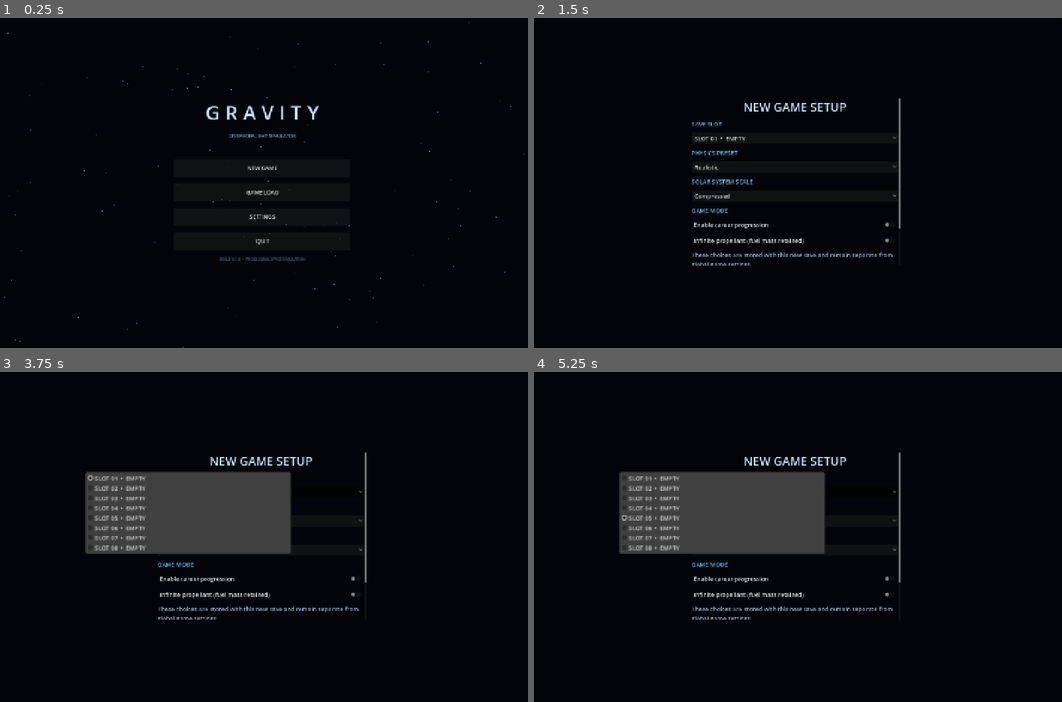
Above: before the commit, frames 1-4 (two rows, left to right).
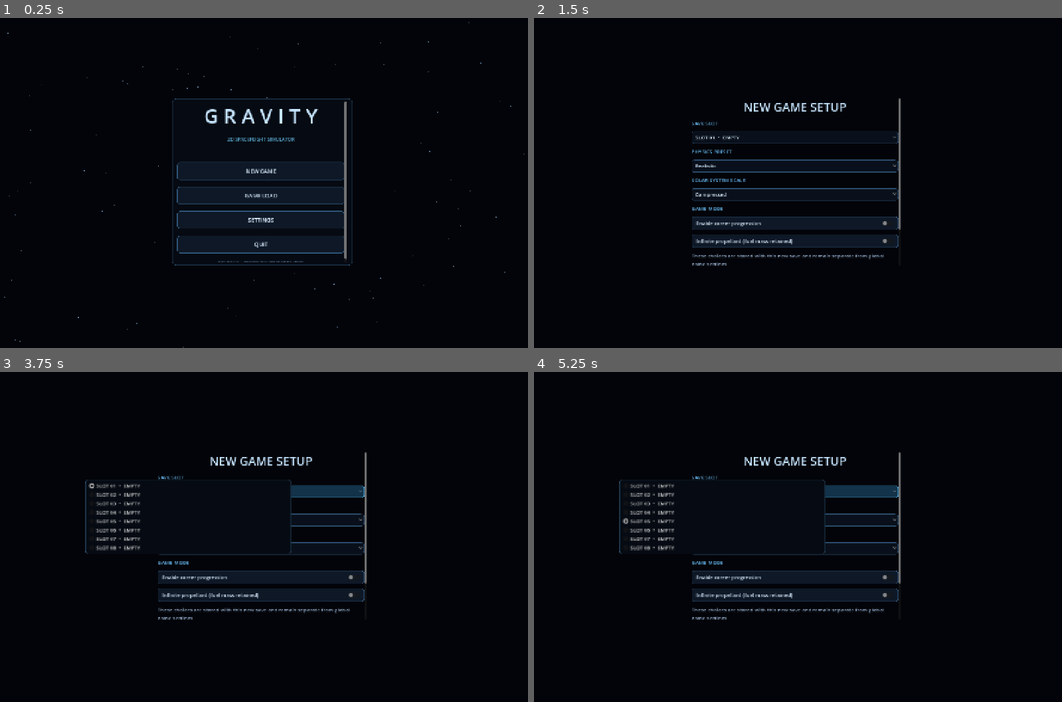
Above: after the commit, the same moments.

Repository: Blagos1195/Gravity-simulator
Game: Godot game, scene res://scenes/main.tscn
The game is run twice, just before and just after one commit, with the same random seed, the same clock (stepped at 60 frames per second) and the same inputs.
Inputs:
- Up to frame 1 (0.25 s): no input
- Up to frame 2 (1.5 s): click "NEW GAME" at 0.5 s; click "BACK" at 1.25 s
- Up to frame 3 (3.75 s): click "CONTINUE TO ROCKET BUILDER" at 2 s; click "CONTINUE TO ROCKET BUILDER" at 2.75 s; click "SLOT 01 • EMPTY" at 3.5 s
- Up to frame 4 (5.25 s): click "Realistic" at 4.25 s; click "SLOT 05 • EMPTY" at 5 s

The runs differ from the first frame. In frame 1, 3.7% of the frame differs, in the area x 32-67%, y 24-76%; in frame 2, 4.8%; in frame 3, 14%, in the area x 16-70%, y 30-76%; in frame 4, 14%.

Commit message:
Polish the main menu and flight HUD (#92)
* Apply unified theme and responsive flight HUD

* Add shared spacecraft UI theme

* Test shared spacecraft UI theme

* Test desktop and compact flight HUD layouts

* Run UI theme and flight HUD regression tests

Diff:
--- a/Gravity/scripts/main.gd
+++ b/Gravity/scripts/main.gd
@@ -1,6 +1,7 @@
 extends Control
 
 const SimulationView = preload("res://scripts/simulation_view.gd")
+const GravityTheme = preload("res://scripts/ui_theme.gd")
 const ModuleGraph = preload("res://scripts/module_graph.gd")
 const StagingSystem = preload("res://scripts/staging_system.gd")
 const ResourceNetwork = preload("res://scripts/resource_network.gd")
@@ -73,6 +74,7 @@
 var settings_root: VBoxContainer
 var hud_root: Control
 var flight_hud_top: PanelContainer
+var flight_hud_right_panel: PanelContainer
 var flight_hud_right_scroll: ScrollContainer
 var flight_hud_bottom: Label
 var flight_hud_right: VBoxContainer
@@ -86,6 +88,7 @@
 var stage_manager_status: Label
 
 func _ready() -> void:
+	theme = GravityTheme.create_theme()
 	DirAccess.make_dir_recursive_absolute(ProjectSettings.globalize_path(SAVE_DIR))
 	_configure_input_actions()
 	_load_general_settings()
@@ -1175,15 +1178,23 @@
 	var screen_size := DisplayServer.screen_get_size()
 	var menu_width := minf(480.0, maxf(280.0, screen_size.x - 48.0))
 	var menu_height := minf(640.0, maxf(240.0, screen_size.y - 48.0))
+	var menu_panel := PanelContainer.new()
+	menu_panel.custom_minimum_size = Vector2(menu_width, menu_height)
+	menu_panel.size_flags_horizontal = Control.SIZE_SHRINK_CENTER
+	menu_panel.size_flags_vertical = Control.SIZE_SHRINK_CENTER
+	center.add_child(menu_panel)
 	var menu_scroll := ScrollContainer.new()
-	menu_scroll.custom_minimum_size = Vector2(menu_width, menu_height)
-	menu_scroll.size_flags_horizontal = Control.SIZE_SHRINK_CENTER
-	menu_scroll.size_flags_vertical = Control.SIZE_SHRINK_CENTER
+	menu_scroll.set_anchors_and_offsets_preset(Control.PRESET_FULL_RECT)
+	menu_scroll.offset_left = 14
+	menu_scroll.offset_right = -14
+	menu_scroll.offset_top = 14
+	menu_scroll.offset_bottom = -14
+	menu_scroll.custom_minimum_size = Vector2(menu_width - 28.0, menu_height - 28.0)
 	menu_scroll.horizontal_scroll_mode = ScrollContainer.SCROLL_MODE_DISABLED
 	menu_scroll.vertical_scroll_mode = ScrollContainer.SCROLL_MODE_AUTO
-	center.add_child(menu_scroll)
+	menu_panel.add_child(menu_scroll)
 	menu_root = VBoxContainer.new()
-	menu_root.custom_minimum_size = Vector2(menu_width, 0)
+	menu_root.custom_minimum_size = Vector2(menu_width - 28.0, 0)
 	menu_root.size_flags_horizontal = Control.SIZE_EXPAND_FILL
 	menu_root.add_theme_constant_override("separation", 18)
 	menu_scroll.add_child(menu_root)
@@ -3624,16 +3635,18 @@
 	info.add_child(funds_label)
 	_refresh_economy_display()
 
+	var right_panel := PanelContainer.new()
+	flight_hud_right_panel = right_panel
+	hud_root.add_child(right_panel)
 	var right_scroll := ScrollContainer.new()
-	right_scroll.set_anchors_preset(Control.PRESET_TOP_RIGHT)
-	right_scroll.anchor_bottom = 1.0
-	right_scroll.offset_left = -270
-	right_scroll.offset_right = -18
-	right_scroll.offset_top = 18
-	right_scroll.offset_bottom = -78
+	right_scroll.set_anchors_and_offsets_preset(Control.PRESET_FULL_RECT)
+	right_scroll.offset_left = 8
+	right_scroll.offset_right = -8
+	right_scroll.offset_top = 8
+	right_scroll.offset_bottom = -8
 	right_scroll.horizontal_scroll_mode = ScrollContainer.SCROLL_MODE_DISABLED
 	flight_hud_right_scroll = right_scroll
-	hud_root.add_child(right_scroll)
+	right_panel.add_child(right_scroll)
 	var right := VBoxContainer.new()
 	right.custom_minimum_size.x = 0
 	flight_hud_right = right
@@ -3758,12 +3771,13 @@
 	bottom.text = "W ENGINE ON/OFF     S CUTOFF     SPACE NEXT STAGE     X SEPARATE MODULE     ARROWS RCS TRANSLATION      …(196 unchanged characters)…
 	bottom.add_theme_font_size_override("font_size", 12)
 	bottom.add_theme_color_override("font_color", Color(0.65, 0.77, 0.9))
+	flight_hud_bottom = bottom
 	hud_root.add_child(bottom)
 	hud_root.resized.connect(_layout_flight_hud)
 	_layout_flight_hud()
 
 func _layout_flight_hud() -> void:
-	if not is_instance_valid(hud_root) or not is_instance_valid(flight_hud_top) or not is_instance_valid(flight_hud_right_scroll) or not is_instance_valid(flight_hud_bottom) or not is_instance_valid(flight_hud_right):
+	if not is_instance_valid(hud_root) or not is_instance_valid(flight_hud_top) or not is_instance_valid(flight_hud_right_panel) or not is_instance_valid(flight_hud_right_scroll) or not is_instance_valid(flight_hud_bottom) or not is_instance_valid(flight_hud_right):
 		return
 	var viewport_size := hud_root.size
 	var compact := viewport_size.x < 900.0 or viewport_size.y < 600.0
@@ -3774,23 +3788,23 @@
 		flight_hud_top.offset_top = 12
 		flight_hud_top.offset_bottom = 104
 		flight_hud_top.custom_minimum_size.x = 0
-		flight_hud_right_scroll.set_anchors_preset(Control.PRESET_BOTTOM_WIDE)
-		flight_hud_right_scroll.offset_left = 12
-		flight_hud_right_scroll.offset_right = -12
-		flight_hud_right_scroll.offset_top = -maxf(180.0, viewport_size.y * 0.48)
-		flight_hud_right_scroll.offset_bottom = -12
+		flight_hud_right_panel.set_anchors_preset(Control.PRESET_BOTTOM_WIDE)
+		flight_hud_right_panel.offset_left = 12
+		flight_hud_right_panel.offset_right = -12
+		flight_hud_right_panel.offset_top = -maxf(180.0, viewport_size.y * 0.48)
+		flight_hud_right_panel.offset_bottom = -12
 		flight_hud_right.custom_minimum_size.x = 0
 		flight_hud_bottom.visible = false
 	else:
 		flight_hud_top.set_anchors_preset(Control.PRESET_TOP_LEFT)
 		flight_hud_top.position = Vector2(18, 18)
 		flight_hud_top.custom_minimum_size = Vector2(330, 0)
-		flight_hud_right_scroll.set_anchors_preset(Control.PRESET_TOP_RIGHT)
-		flight_hud_right_scroll.anchor_bottom = 1.0
-		flight_hud_right_scroll.offset_left = -270
-		flight_hud_right_scroll.offset_right = -18
-		flight_hud_right_scroll.offset_top = 18
-		flight_hud_right_scroll.offset_bottom = -78
+		flight_hud_right_panel.set_anchors_preset(Control.PRESET_TOP_RIGHT)
+		flight_hud_right_panel.anchor_bottom = 1.0
+		flight_hud_right_panel.offset_left = -286
+		flight_hud_right_panel.offset_right = -18
+		flight_hud_right_panel.offset_top = 18
+		flight_hud_right_panel.offset_bottom = -78
 		flight_hud_right.custom_minimum_size.x = 235
 		flight_hud_bottom.visible = true
 		flight_hud_bottom.set_anchors_preset(Control.PRESET_BOTTOM_WIDE)
--- /dev/null
+++ b/Gravity/scripts/ui_theme.gd
@@ -0,0 +1,70 @@
+extends RefCounted
+
+static func create_theme() -> Theme:
+	var result := Theme.new()
+	result.default_font_size = 14
+	result.set_color("font_color", "Label", Color(0.82, 0.89, 0.96))
+	result.set_color("font_color", "Button", Color(0.86, 0.93, 1.0))
+	result.set_color("font_hover_color", "Button", Color(0.96, 0.99, 1.0))
+	result.set_color("font_pressed_color", "Button", Color(1.0, 1.0, 1.0))
+	result.set_color("font_disabled_color", "Button", Color(0.38, 0.46, 0.56))
+	result.set_color("font_color", "OptionButton", Color(0.86, 0.93, 1.0))
+	result.set_color("font_color", "LineEdit", Color(0.9, 0.95, 1.0))
+	result.set_color("font_placeholder_color", "LineEdit", Color(0.42, 0.51, 0.62))
+	result.set_color("font_color", "SpinBox", Color(0.9, 0.95, 1.0))
+	result.set_color("font_color", "CheckBox", Color(0.82, 0.89, 0.96))
+	result.set_color("font_color", "CheckButton", Color(0.82, 0.89, 0.96))
+	result.set_stylebox("panel", "PanelContainer", _surface(Color(0.025, 0.043, 0.071, 0.96), Color(0.16, 0.29, 0.42, 0.9), 9, 14))
+	result.set_stylebox("normal", "Button", _surface(Color(0.055, 0.095, 0.15), Color(0.19, 0.34, 0.48), 6, 12))
+	result.set_stylebox("hover", "Button", _surface(Color(0.085, 0.16, 0.24), Color(0.28, 0.57, 0.76), 6, 12))
+	result.set_stylebox("pressed", "Button", _surface(Color(0.08, 0.24, 0.34), Color(0.31, 0.72, 0.91), 6, 12))
+	result.set_stylebox("disabled", "Button", _surface(Color(0.035, 0.055, 0.08), Color(0.12, 0.18, 0.25), 6, 12))
+	result.set_stylebox("focus", "Button", _outline(Color(0.3, 0.72, 0.94), 6))
+	for type in ["OptionButton", "MenuButton"]:
+		result.set_stylebox("normal", type, _surface(Color(0.035, 0.065, 0.105), Color(0.17, 0.3, 0.43), 6, 10))
+		result.set_stylebox("hover", type, _surface(Color(0.06, 0.12, 0.18), Color(0.27, 0.52, 0.7), 6, 10))
+		result.set_stylebox("pressed", type, _surface(Color(0.07, 0.2, 0.29), Color(0.3, 0.66, 0.85), 6, 10))
+		result.set_stylebox("disabled", type, _surface(Color(0.03, 0.05, 0.07), Color(0.1, 0.16, 0.22), 6, 10))
+		result.set_stylebox("focus", type, _outline(Color(0.3, 0.72, 0.94), 6))
+	for type in ["LineEdit", "SpinBox"]:
+		result.set_stylebox("normal", type, _surface(Color(0.018, 0.035, 0.06), Color(0.16, 0.29, 0.42), 5, 9))
+		result.set_stylebox("focus", type, _surface(Color(0.025, 0.05, 0.08), Color(0.3, 0.65, 0.86), 5, 9))
+		result.set_stylebox("read_only", type, _surface(Color(0.03, 0.045, 0.065), Color(0.12, 0.19, 0.27), 5, 9))
+	result.set_stylebox("panel", "PopupMenu", _surface(Color(0.025, 0.045, 0.075), Color(0.2, 0.36, 0.5), 7, 8))
+	result.set_stylebox("hover", "PopupMenu", _surface(Color(0.08, 0.17, 0.25), Color(0.08, 0.17, 0.25), 4, 8))
+	result.set_stylebox("tab_selected", "TabContainer", _surface(Color(0.08, 0.19, 0.28), Color(0.28, 0.62, 0.82), 6, 10))
+	result.set_stylebox("tab_unselected", "TabContainer", _surface(Color(0.035, 0.065, 0.1), Color(0.14, 0.24, 0.34), 6, 10))
+	result.set_stylebox("tab_hovered", "TabContainer", _surface(Color(0.06, 0.12, 0.18), Color(0.22, 0.42, 0.58), 6, 10))
+	result.set_stylebox("background", "ProgressBar", _surface(Color(0.018, 0.03, 0.05), Color(0.13, 0.23, 0.33), 4, 2))
+	result.set_stylebox("fill", "ProgressBar", _surface(Color(0.12, 0.48, 0.68), Color(0.12, 0.48, 0.68), 4, 2))
+	result.set_constant("separation", "VBoxContainer", 10)
+	result.set_constant("separation", "HBoxContainer", 8)
+	result.set_constant("h_separation", "GridContainer", 8)
+	result.set_constant("v_separation", "GridContainer", 8)
+	return result
+
+
+static func _surface(background: Color, border: Color, radius: int, padding: float) -> StyleBoxFlat:
+	var style := StyleBoxFlat.new()
+	style.bg_color = background
+	style.border_color = border
+	style.set_border_width_all(1)
+	style.set_corner_radius_all(radius)
+	style.content_margin_left = padding
+	style.content_margin_right = padding
+	style.content_margin_top = padding * 0.65
+	style.content_margin_bottom = padding * 0.65
+	return style
+
+
+static func _outline(border: Color, radius: int) -> StyleBoxFlat:
+	var style := StyleBoxFlat.new()
+	style.bg_color = Color(0.0, 0.0, 0.0, 0.0)
+	style.border_color = border
+	style.set_border_width_all(2)
+	style.set_corner_radius_all(radius)
+	style.content_margin_left = 12.0
+	style.content_margin_right = 12.0
+	style.content_margin_top = 8.0
+	style.content_margin_bottom = 8.0
+	return style
--- /dev/null
+++ b/Gravity/tests/flight_hud_ui_test.gd
@@ -0,0 +1,31 @@
+extends SceneTree
+
+const Main = preload("res://scripts/main.gd")
+const RocketDesign = preload("res://scripts/rocket_design.gd")
+const RocketAssembly = preload("res://scripts/rocket_assembly.gd")
+
+func _initialize() -> void:
+	var main := Main.new()
+	main.size = Vector2(1440.0, 900.0)
+	root.add_child(main)
+	await process_frame
+	main.rocket_design = RocketAssembly.add_preset_hardware(RocketDesign.create_default())
+	main._start_flight()
+	await process_frame
+	assert(main.mode == "flight")
+	assert(is_instance_valid(main.flight_hud_top))
+	assert(is_instance_valid(main.flight_hud_right_panel))
+	assert(main.flight_hud_right_scroll.get_parent() == main.flight_hud_right_panel)
+	assert(main.flight_hud_right_panel.size.x > 0.0 and main.flight_hud_right_panel.size.y > 0.0)
+	assert(main.flight_hud_top.size.x > 0.0 and main.flight_hud_top.size.y > 0.0)
+	main.size = Vector2(720.0, 540.0)
+	main._layout_flight_hud()
+	assert(not main.flight_hud_bottom.visible)
+	assert(main.flight_hud_right_panel.anchor_top == 1.0)
+	main.size = Vector2(1440.0, 900.0)
+	main._layout_flight_hud()
+	assert(main.flight_hud_bottom.visible)
+	main.queue_free()
+	await process_frame
+	print("Flight HUD layout tests passed.")
+	quit()
--- /dev/null
+++ b/Gravity/tests/ui_theme_test.gd
@@ -0,0 +1,15 @@
+extends SceneTree
+
+const GravityTheme = preload("res://scripts/ui_theme.gd")
+
+func _initialize() -> void:
+	var theme := GravityTheme.create_theme()
+	assert(theme.default_font_size == 14)
+	assert(theme.get_stylebox("normal", "Button") is StyleBoxFlat)
+	assert(theme.get_stylebox("hover", "Button") is StyleBoxFlat)
+	assert(theme.get_stylebox("panel", "PanelContainer") is StyleBoxFlat)
+	assert(theme.get_stylebox("normal", "OptionButton") is StyleBoxFlat)
+	assert(theme.get_stylebox("focus", "LineEdit") is StyleBoxFlat)
+	assert(theme.get_color("font_color", "Label").is_equal_approx(Color(0.82, 0.89, 0.96)))
+	print("Shared UI theme tests passed.")
+	quit()
